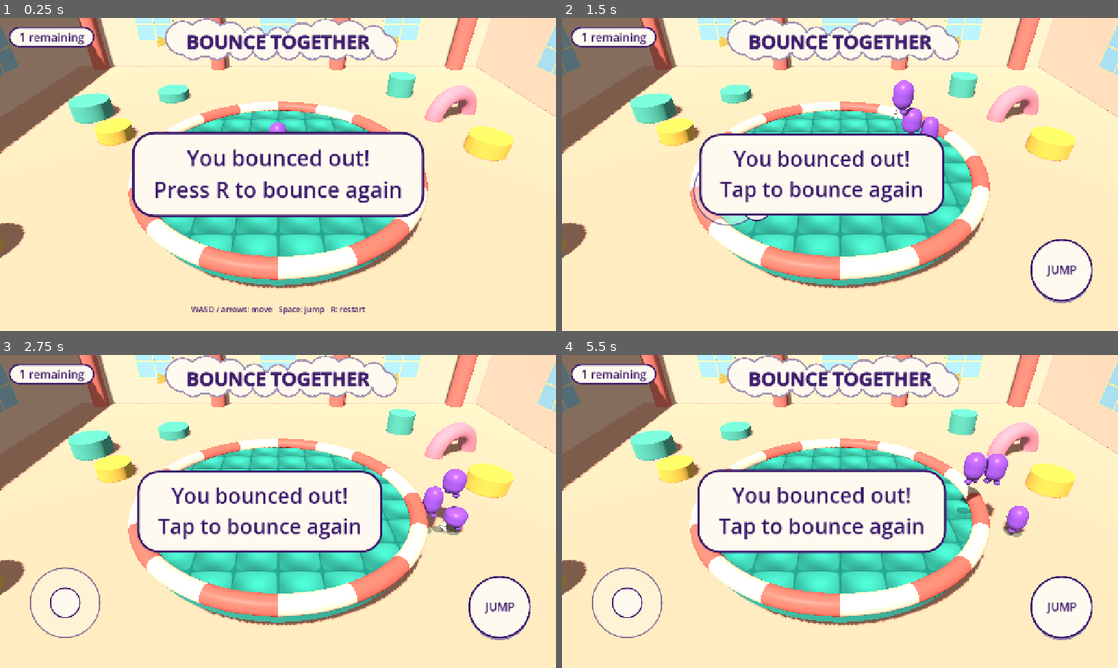
Above: before the commit, frames 1-4 (two rows, left to right).
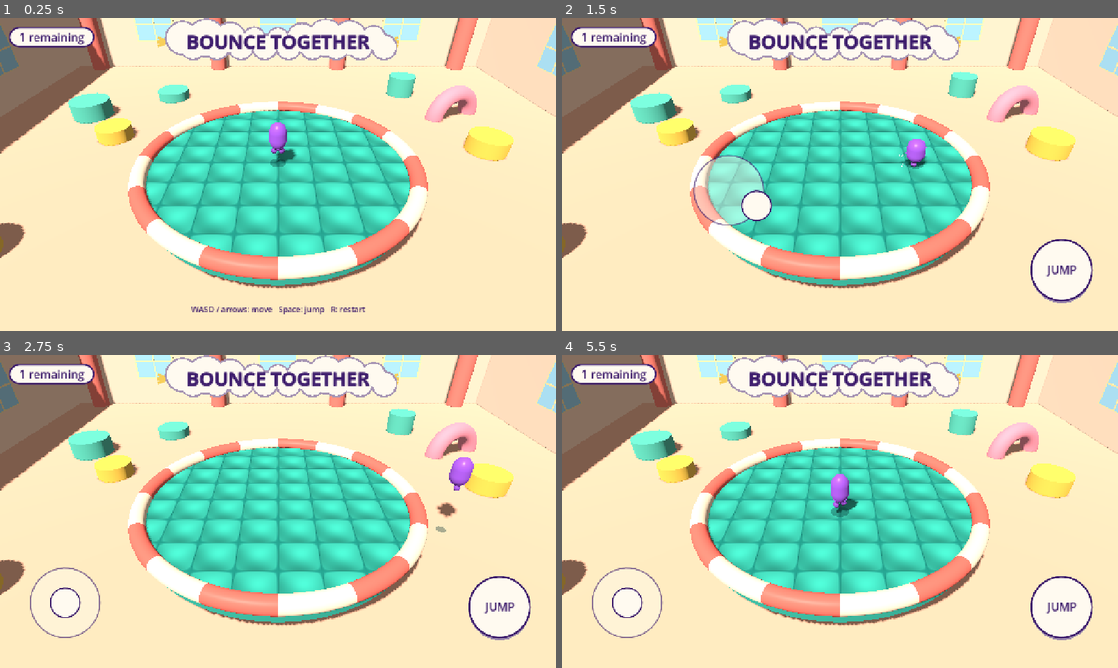
Above: after the commit, the same moments.

Repository: oronanschel/bounce-together
Game: Godot game, scene res://scenes/main.tscn
Two runs of this game, one before a commit and one after it. Both use one fixed random seed, a clock stepped at 60 frames per second and the inputs below.
Inputs (mouse positions are in pixels of both pictures, inside the frame that each line leads up to):
- Up to frame 1 (0.25 s): no input
- Up to frame 2 (1.5 s): tap R (restart) at 0.5 s; move the mouse to (962, 158) at 0.52 s; hold D (move_right) 0.53-1.25 s; tap Space (jump) at 0.6, 0.77, 1.07 s; click (962, 158) at 0.67 s; tap Enter at 1.25 s; drag from (728, 190) to (812, 237) at 1.27 s
- Up to frame 3 (2.75 s): tap Enter at 2 s; move the mouse to (333, 442) at 2.02 s; hold D (move_right) from 2.03 s (still down); tap Space (jump) at 2.1 s
- Up to frame 4 (5.5 s): release D (move_right) at 2.75 s; tap Enter at 2.75, 3.5, 4.25 s; drag from (812, 574) to (673, 464) at 2.77 s; move the mouse to (1006, 558) at 3.52 s; hold A (move_left) 3.53-4.25 s; tap Space (jump) at 3.6, 3.77, 4.07, 5.1 s; drag from (673, 464) to (756, 433) at 4.27 s; move the mouse to (867, 511) at 5.02 s; hold S (move_back) from 5.03 s (still down); click (867, 511) at 5.17 s

The runs differ from the first frame. In frame 1, 14% of the frame differs, in the area x 23-77%, y 36-64%; in frame 2, 12%; in frame 3, 12%; in frame 4, 13%.
Error before the commit: Parse Error: The function signature doesn't match the parent. Parent signature is "_get(StringName) -> Variant". (res://scripts/sfx.gd:19)

Commit message:
sfx: rename _get helper that clashed with Object._get
Assisted-by: Claude Code:claude-sonnet-5-5 (Karma42 agent sonnet-bouncer)

Co-Authored-By: Claude Sonnet 5.5 <noreply@anthropic.com>

Diff:
--- a/scripts/sfx.gd
+++ b/scripts/sfx.gd
@@ -8,7 +8,7 @@
 
 static func play(parent: Node, sound: String, volume := 1.0, pitch := 1.0) -> void:
 	var p := AudioStreamPlayer.new()
-	p.stream = _get(sound)
+	p.stream = _stream_for(sound)
 	p.volume_db = linear_to_db(clampf(volume, 0.01, 1.0)) - 4.0
 	p.pitch_scale = pitch
 	parent.add_child(p)
@@ -16,7 +16,7 @@
 	p.play()
 
 
-static func _get(sound: String) -> AudioStreamWAV:
+static func _stream_for(sound: String) -> AudioStreamWAV:
 	if not _cache.has(sound):
 		_cache[sound] = _make(sound)
 	return _cache[sound]
